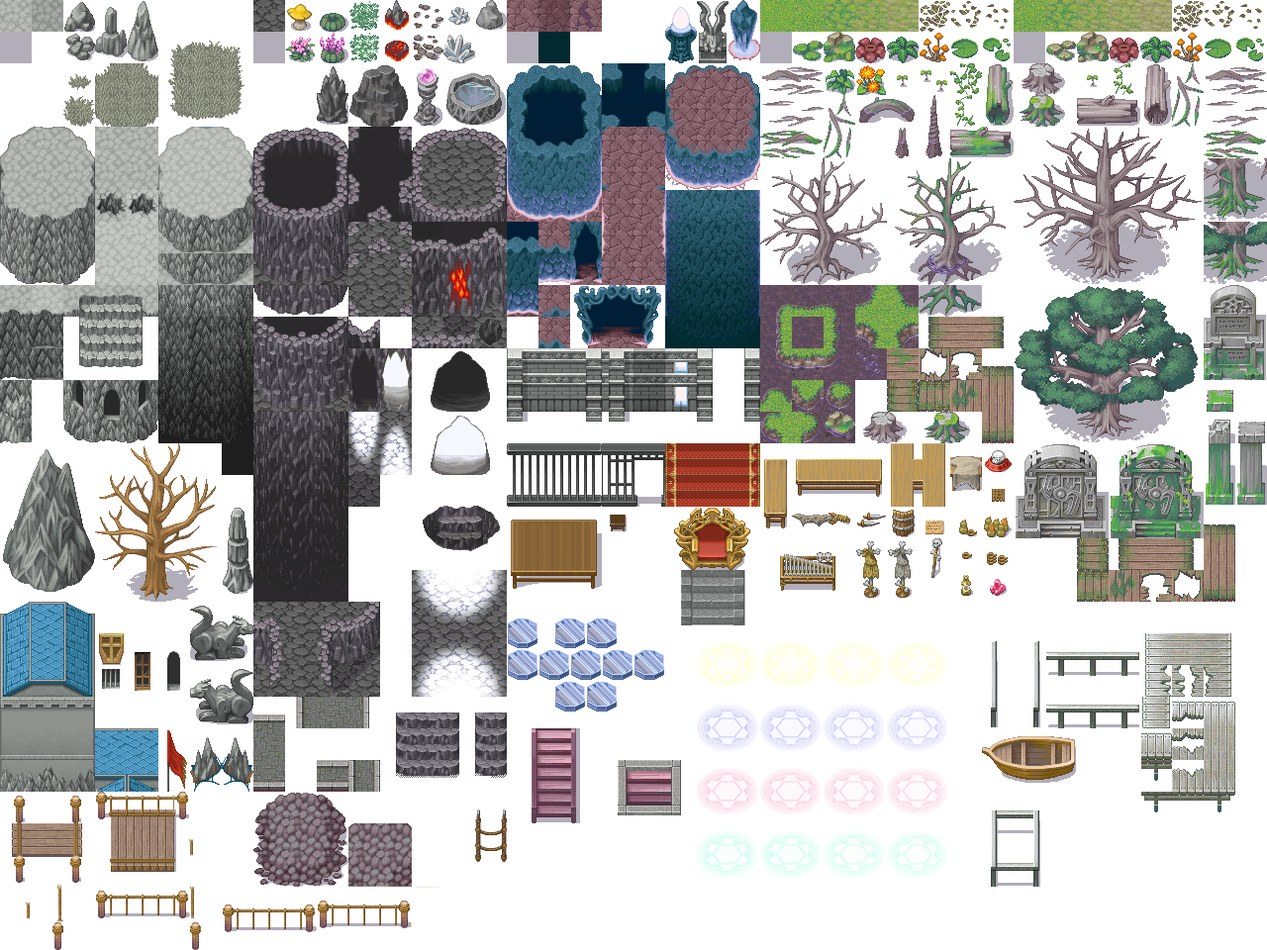
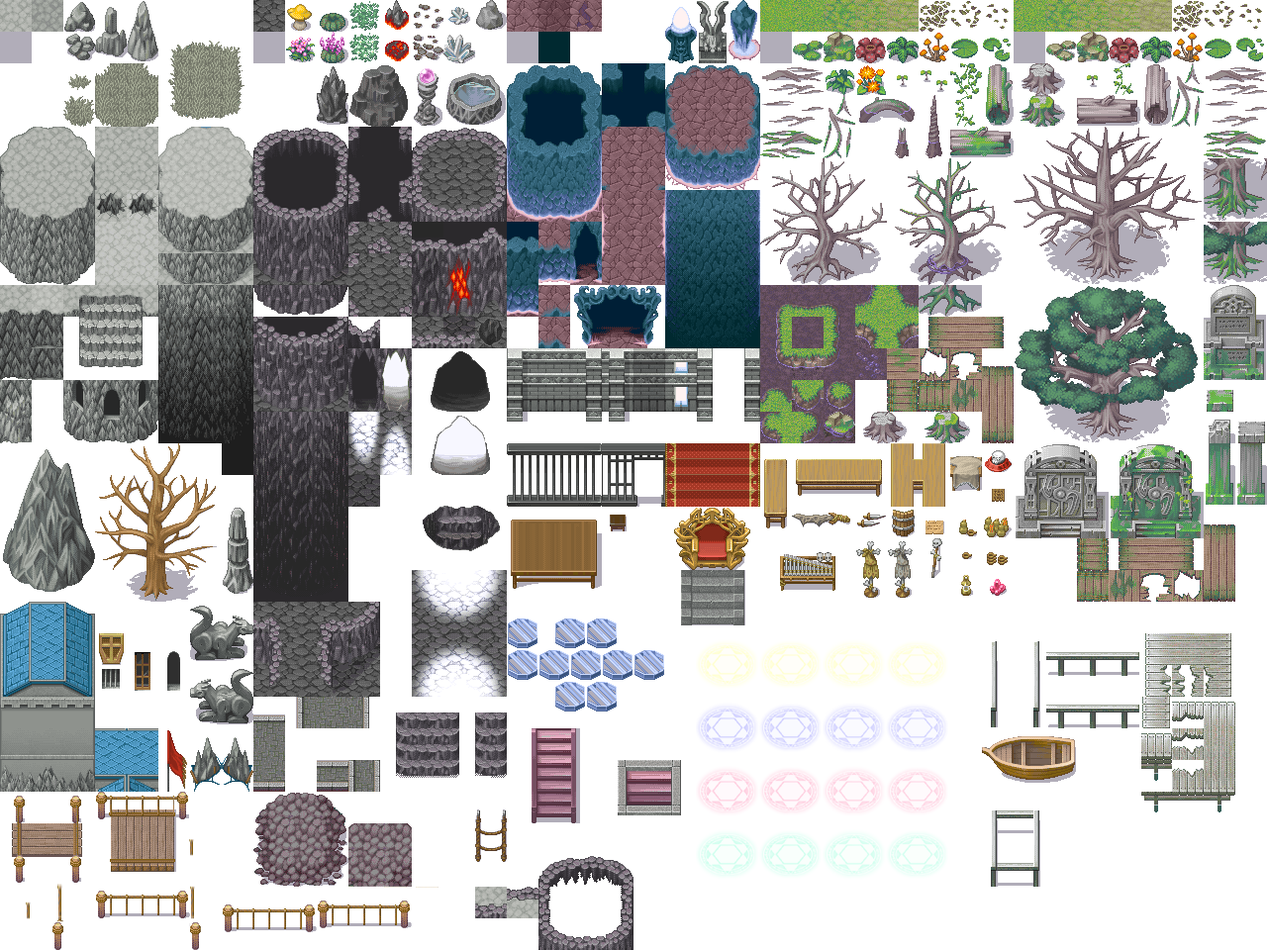
The second w=1267, h=950 image is a revision of the first. Changes to its layers:
added layer "Calque 35" above "Calque 33" over [475, 886, 507, 919]
added layer "Calque 33" above "Calque 34" over [506, 886, 539, 919]
added layer "Calque 34" above "Calque 1" over [538, 856, 634, 950]
